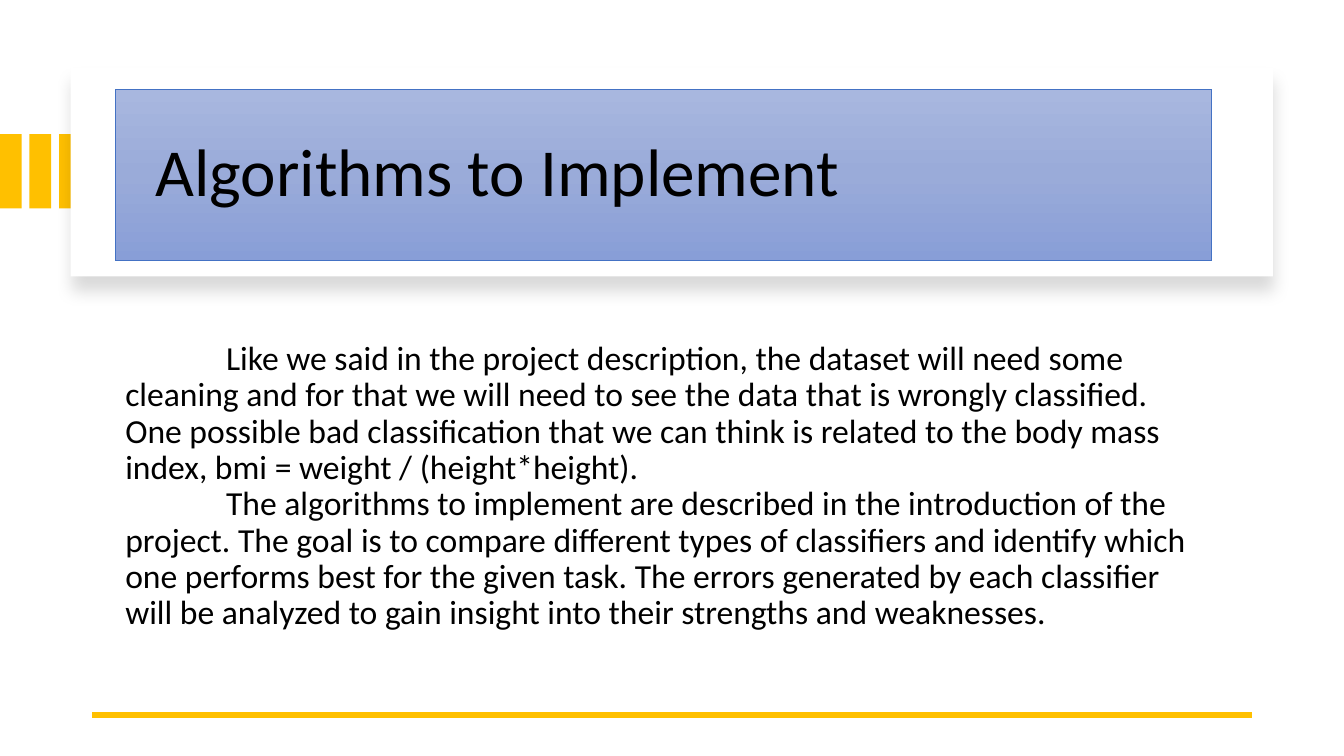
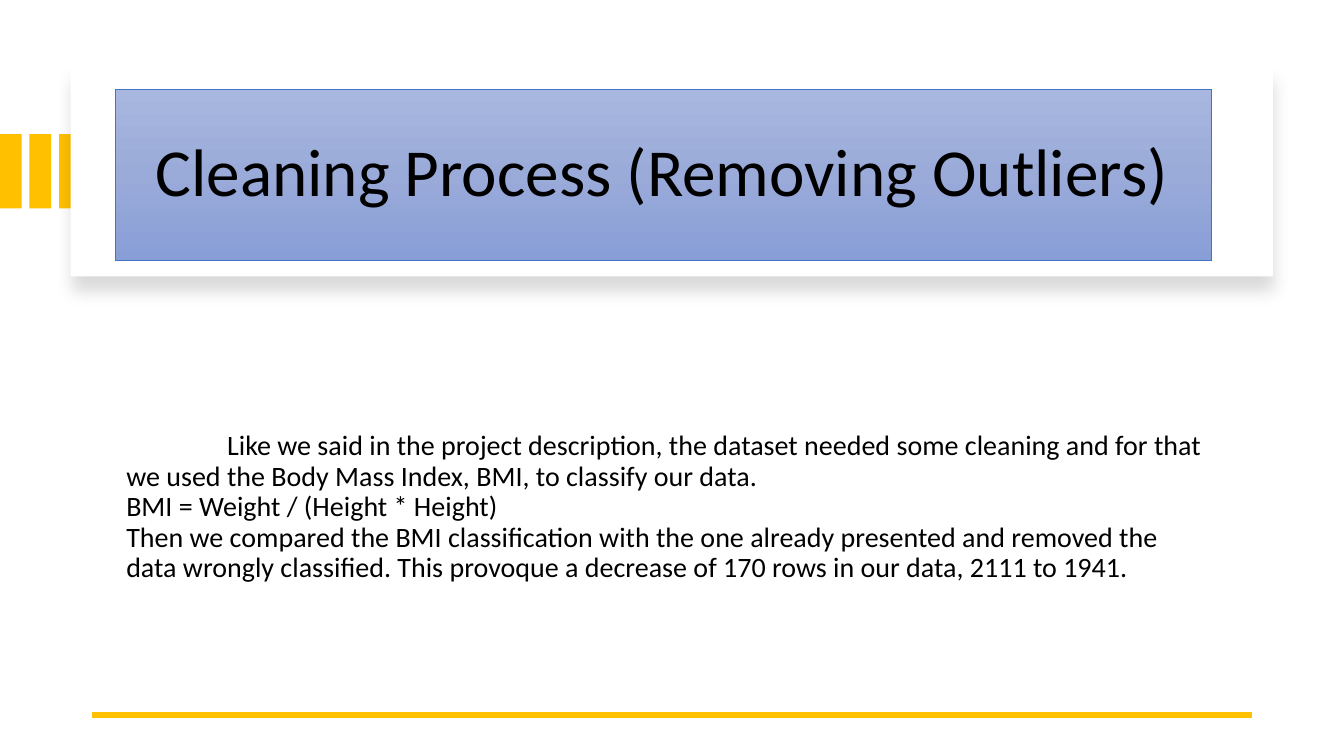
Before and after one commit to Eduardoramos123/IA_Projeto2, a slide deck: slide 3 of docs/checkpoint.pptx (slide 4 before the commit). Drawn at 1344x756 pixels with LibreOffice and Linux fonts; fonts in the diff are those of the drawing. Boxes give left, top, right and bottom in pixels: in the first picture for what was removed or moved away, otherwise in the second. Text is boxed around its words. In the diff, an @@ line names an element or a change of style, - is before the commit and + after.

```diff
--- a/docs/checkpoint.pptx
+++ b/docs/checkpoint.pptx
@@ title at (155, 147, 1167, 208): text changed @@
-Algorithms to Implement
+Cleaning Process (Removing Outliers)
@@ text at (126, 435, 1201, 582): text changed; size 24 to 20 pt @@
-Like we said in the project description, the dataset will need some cleaning and for that we will need to see the data that is wrongly classified. One possible bad classification that we can think is related to the body mass index, bmi = weight / (height*height).
-The algorithms to implement are described in the introduction of the project. The goal is to compare different types of classifiers and identify which one performs best for the given task. The errors generated by each classifier will be analyzed to gain insight into their strengths and weaknesses.
+Like we said in the project description, the dataset needed some cleaning and for that we used the Body Mass Index, BMI, to classify our data.
+BMI = Weight / (Height * Height)
+Then we compared the BMI classification with the one already presented and removed the data wrongly classified. This provoque a decrease of 170 rows in our data, 2111 to 1941.
```
Also in this commit, not shown: 2 other slides changed, 6 slides added, 2 slides removed, 2 other files.
